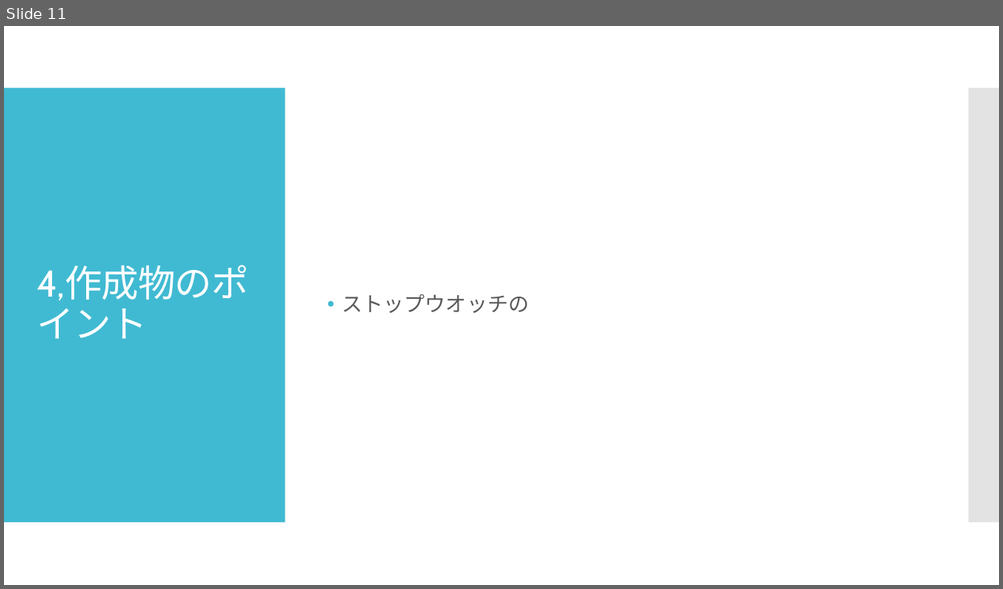
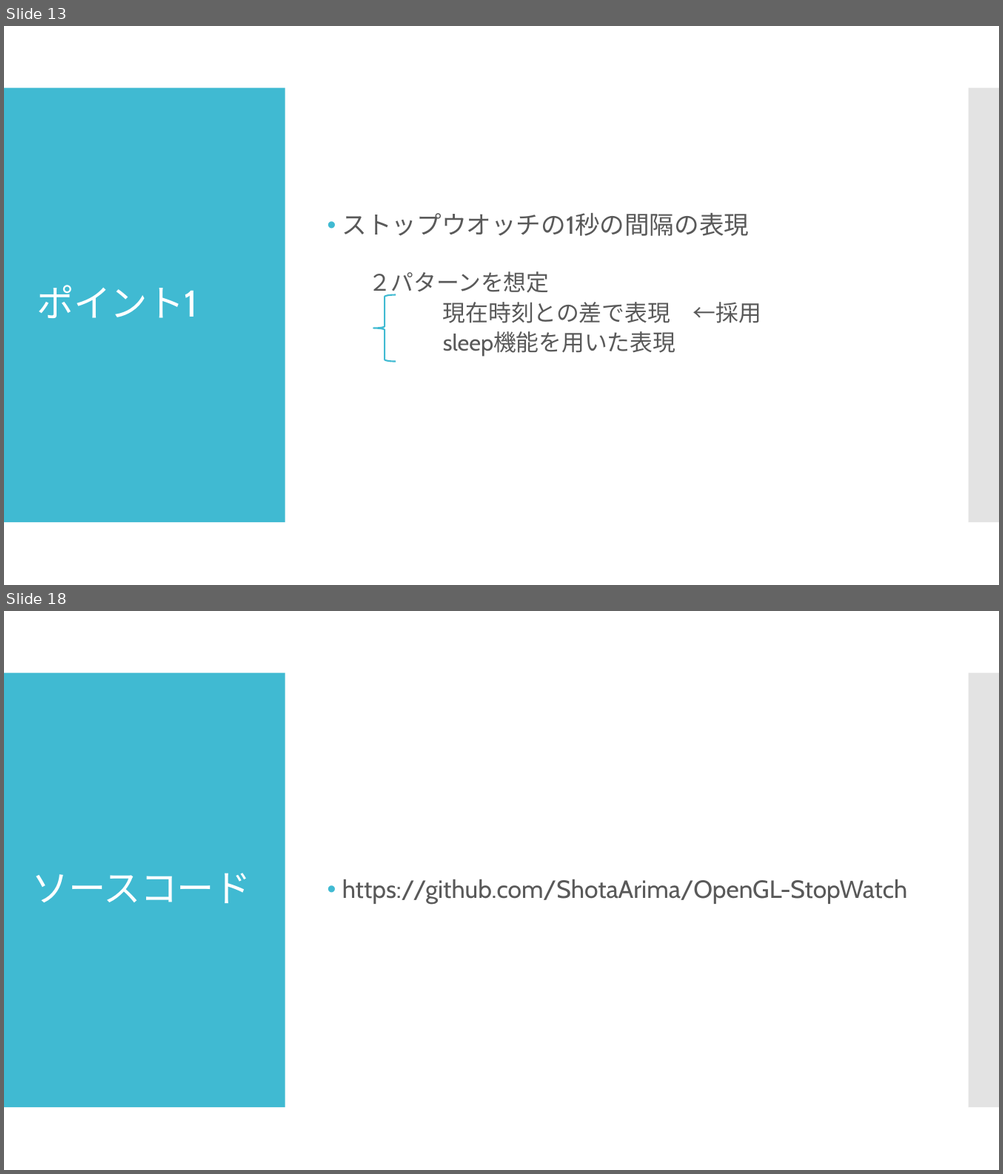
Before and after one commit to ShotaArima/OpenGL-StopWatch, a slide deck: 発表資料.pptx. Shown one above the other, each under a label of ours: slide 11 before the commit, slides 13 and 18 after it; the slides between them are not shown. The pictures are 1003x589 and 1003x1174 pixels, drawn with LibreOffice and Linux fonts; fonts in the diff are those of the drawing. Boxes give left, top, right and bottom in pixels: in the first picture for what was removed or moved away, otherwise in the second. Text is boxed around its words. In the diff, an @@ line names an element or a change of style, - is before the commit and + after.

```diff
--- a/発表資料.pptx
+++ b/発表資料.pptx
@@ slide 18 added at <box>4,611,999,1170</box>, background #FFFFFF; not listed: 2 template elements that a slide beside it also shows @@
@@ title added at <box>32,873,251,903</box>, 36 pt, text #FFFFFF @@
+ソースコード
@@ text added at <box>342,880,908,904</box>, 24 pt, text #595959 @@
+• https://github.com/ShotaArima/OpenGL-StopWatch
@@ what was slide 11 is now slide 13 @@
@@ slide 13 changed as well @@
@@ text at <box>342,213,761,356</box>: text changed; size 20 to 22 pt @@
-• ストップウオッチの
+• ストップウオッチの1秒の間隔の表現
+  ２パターンを想定
+  現在時刻との差で表現 ←採用
+  sleep機能を用いた表現
@@ title at <box>37,285,198,318</box>: text changed @@
-4,作成物のポイント
+ポイント1
@@ left brace added at <box>373,295,395,362</box>, outline #40BAD2 1.5 pt @@
```
Also in this commit, not shown: 7 other slides changed, 6 other slides added, 1 slide removed, 8 other files.
